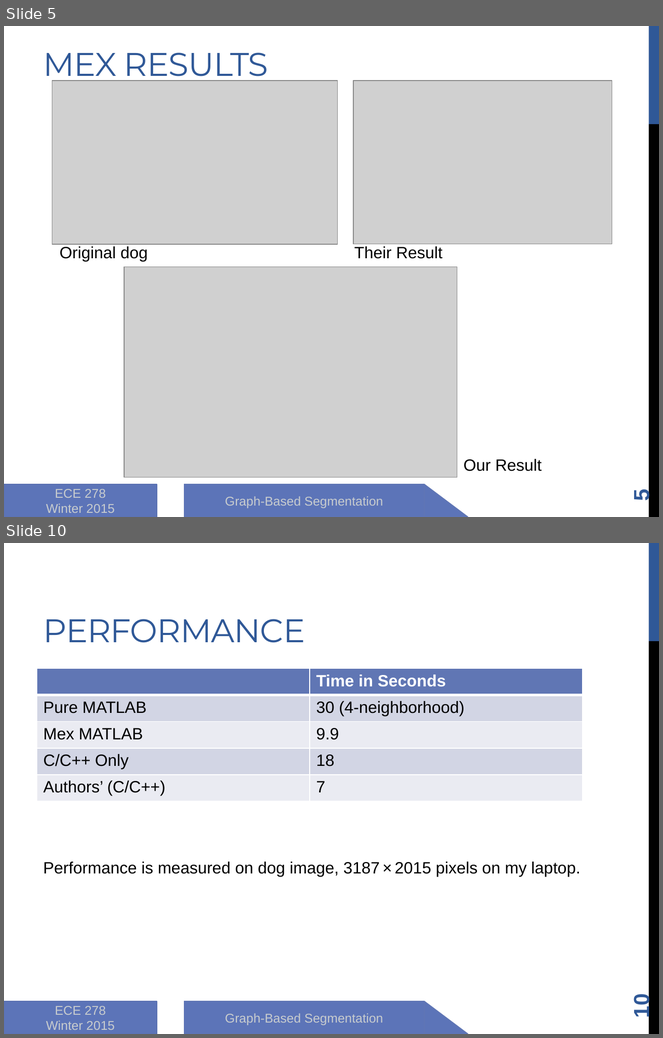
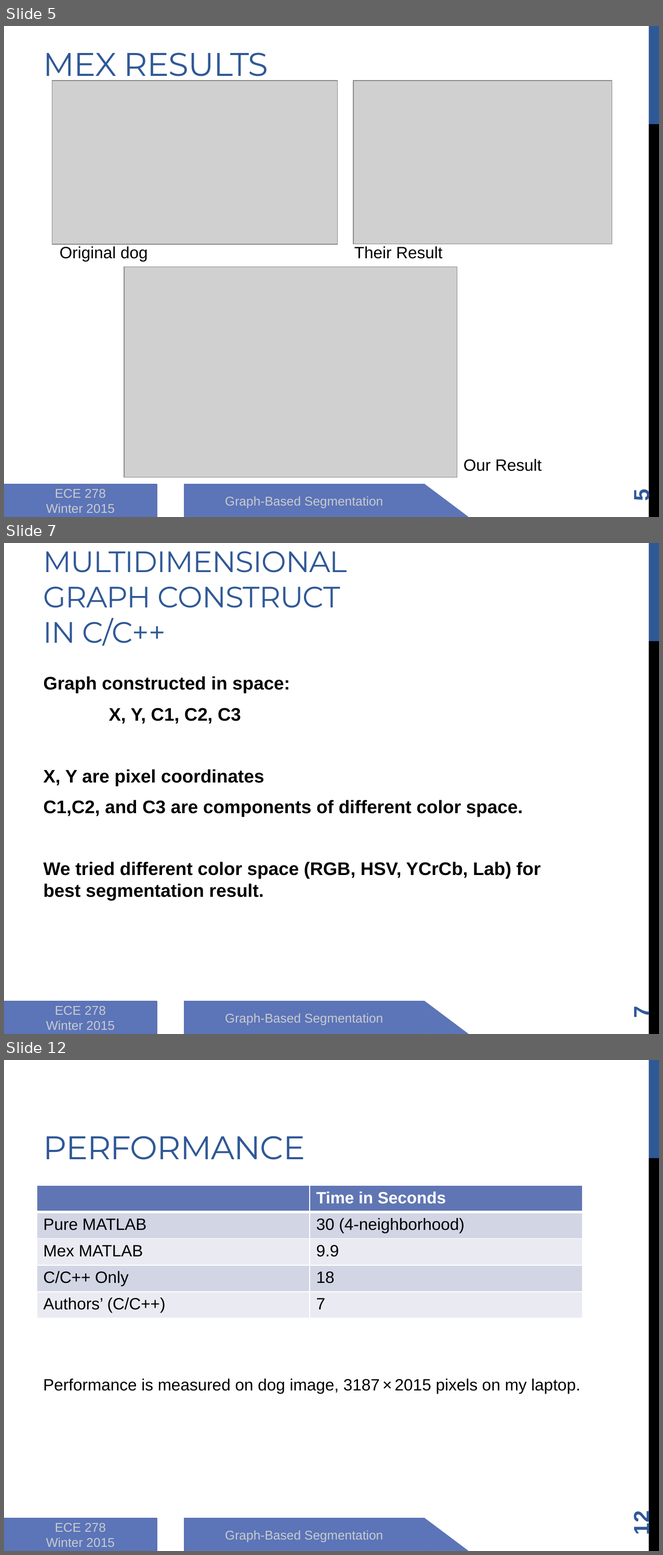
Before and after one commit to zhongguomeng/graph-based-segmentation, a slide deck: 8_report/presentation.pptx. Shown one above the other, each under a label of ours: slides 5 and 10 before the commit, slides 5, 7 and 12 after it; the slides between them are not shown. The pictures are 663x1038 and 663x1555 pixels, drawn with LibreOffice and Linux fonts; fonts in the diff are those of the drawing; grey boxes stand for pictures. Boxes give left, top, right and bottom in pixels: in the first picture for what was removed or moved away, otherwise in the second. Text is boxed around its words. In the diff, an @@ line names an element or a change of style, - is before the commit and + after.

```diff
--- a/8_report/presentation.pptx
+++ b/8_report/presentation.pptx
@@ slide 7 added at (x1=4, y1=543, x2=659, y2=1034), background #FFFFFF; not listed: 2 template elements that a slide beside it also shows @@
@@ title added at (x1=44, y1=551, x2=348, y2=646), 32.4 pt, text #2F5897 @@
+MULTIDIMENSIONAL GRAPH CONSTRUCT
+IN C/C++
@@ text added at (x1=44, y1=676, x2=541, y2=901), 20 pt, text #000000, bold @@
+Graph constructed in space:
+X, Y, C1, C2, C3
+X, Y are pixel coordinates
+C1,C2, and C3 are components of different color space.
+We tried different color space (RGB, HSV, YCrCb, Lab) for best segmentation result.
@@ rectangle added at (x1=4, y1=1002, x2=157, y2=1034), fill #5C74B8, outline #5C72B2 1 pt, 14 pt, text #C8CCCE @@
+ECE 278
+Winter 2015
@@ rectangle added at (x1=184, y1=1002, x2=425, y2=1034), fill #5C74B8, outline #6076B4 1 pt, 14 pt, text #C8CCCE @@
+Graph-Based Segmentation
@@ right triangle added at (x1=425, y1=1002, x2=468, y2=1034), fill #5C74B8, outline #6076B4 1 pt @@
@@ page number added at (x1=630, y1=1007, x2=654, y2=1018), 24 pt, text #2F5897, bold @@
+7
@@ what was slide 10 is now slide 12 @@
@@ page number at (x1=630, y1=1513, x2=654, y2=1535): text changed @@
-10
+12
```
Also in this commit, not shown: 6 slides changed, 1 other slide added.
